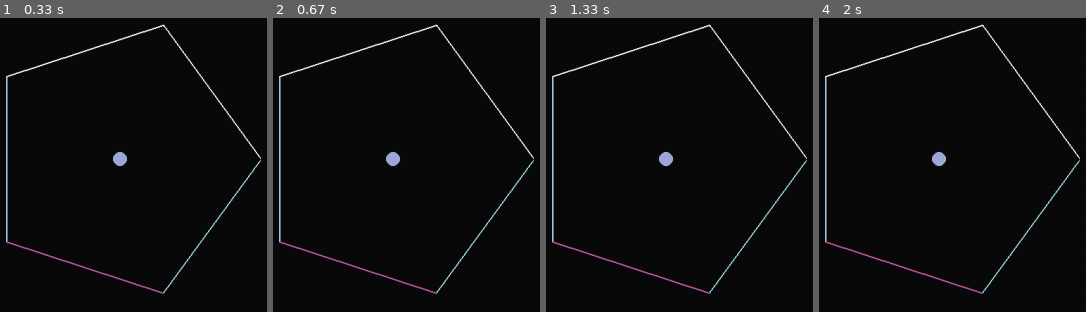
Above: before the commit, frames 1-4 (left to right).
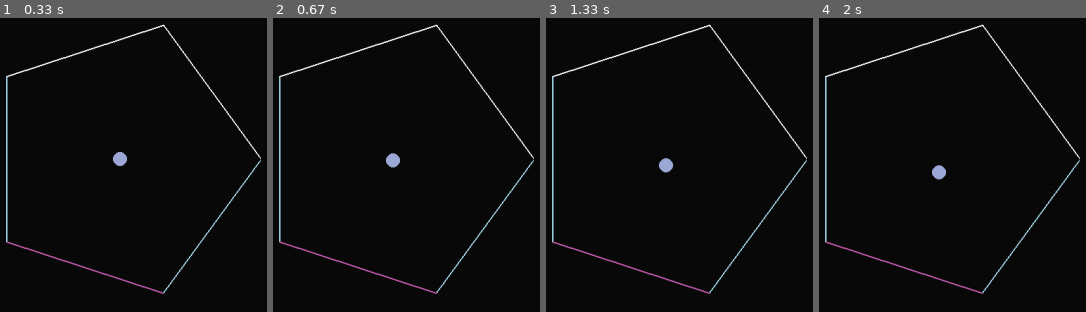
Above: after the commit, the same moments.

Repository: jwannamaker/PolyBounce
Game: pygame game, started from main.py
The game is run twice, just before and just after one commit, with the same random seed, the same clock (stepped at 60 frames per second) and the same inputs.
Inputs:
- Up to frame 1 (0.33 s): no input
- Up to frame 2 (0.67 s): hold D from 0.33 s (still down)
- Up to frame 3 (1.33 s): release D at 0.8 s
- Up to frame 4 (2 s): hold A from 1.83 s (still down)

Frame 1 is identical in both runs. In frame 2, less than 0.1% of the frame differs, in the area x 42-48%, y 45-52%; in frame 3, 0.3%; in frame 4, 0.4%, in the area x 42-48%, y 45-56%.

Commit message:
Can't tell why everything seems much slower than I want, and right and left movements of the ball aren't working.

Diff:
--- a/ball.py
+++ b/ball.py
@@ -57,9 +57,9 @@
         self.velocity += self.acceleration * dt
         # Applying any user input for movement
         if self.keys_held.count('left'):
-            self.direction.x += 1
+            self.velocity.x *= 1.1
         if self.keys_held.count('right'):
-            self.direction.x -= 1
+            self.velocity.x *= -1.1
 
         # Checking if hit left wall, correct position to be within the wall and bounce off
         if self.position.x - self.radius < 0:
--- a/game.py
+++ b/game.py
@@ -93,7 +93,7 @@
 
     def process_game_logic(self):
         # Checks if the player ball is currently inside of the inscribed circle of the ring
-        if pygame.sprite.spritecollide(self.player_ball, self.ring_group, False, pygame.sprite.collide_mask):
+        if pygame.sprite.spritecollide(self.player_ball, self.ring_group, False, pygame.sprite.collide_rect):
 
             player_mask = self.player_ball.mask
             ring_mask = self.inner_ring.mask
@@ -102,21 +102,12 @@
 
             overlap_amount = ring_mask.overlap_area(player_mask, (offset_x, offset_y))
             if overlap_amount >= 1:
-                # Now that we have an overlap amount, we need to calculate the
-                # normal of the collision by separating the overlap amount in the x
-                # direction and the overlap amount in the y direction
-                # overlap = ring_mask.overlap(player_mask, (offset_x, offset_y))
                 dx = ring_mask.overlap_area(player_mask, (offset_x + 1, offset_y)) - ring_mask.overlap_area(player_mask, (offset_x - 1, offset_y))
                 dy = ring_mask.overlap_area(player_mask, (offset_x, offset_y + 1)) - ring_mask.overlap_area(player_mask, (offset_x, offset_y - 1))
-                # self.player_ball.position.x =
-                # self.player_ball.position.y =
-                self.player_ball.direction.x *= -1 + dx
-                self.player_ball.direction.y *= -1 + dy
-                # to_center_x = self.position.distance_to((CENTER.x, 0))
-                # to_center_y = self.position.distance_to((0, CENTER.y))
         else:
-            self.player_ball.direction *= -1
-            self.player_ball.rect = self.player_ball.prev_rect
+            self.player_ball.velocity *= -1
+
+
         self.player_ball.update(self.dt)
         self.inner_ring.update()
 
